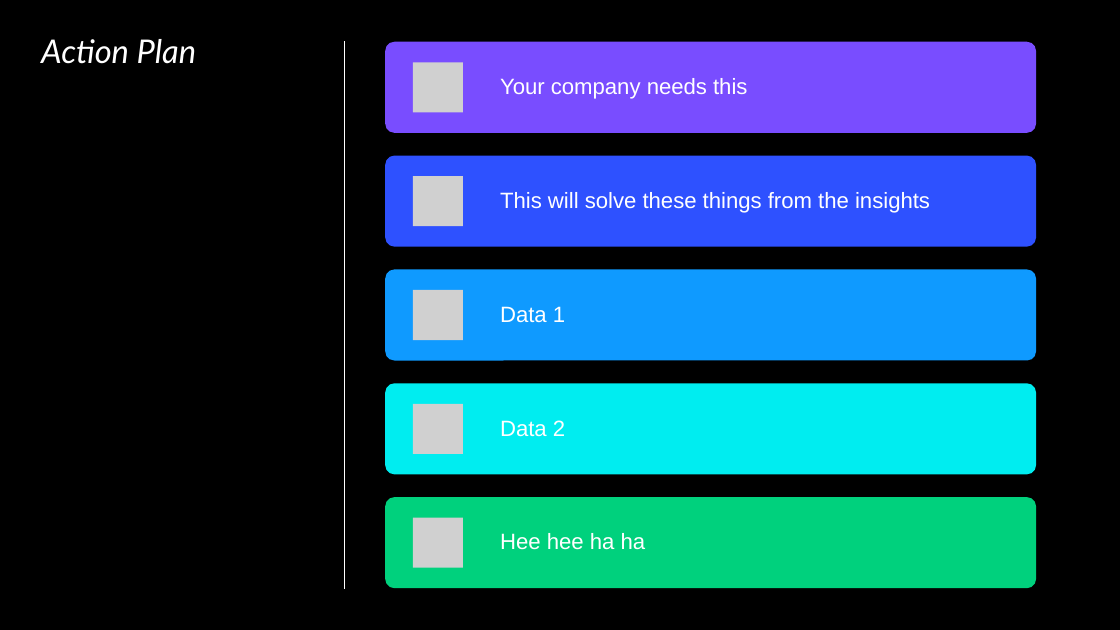
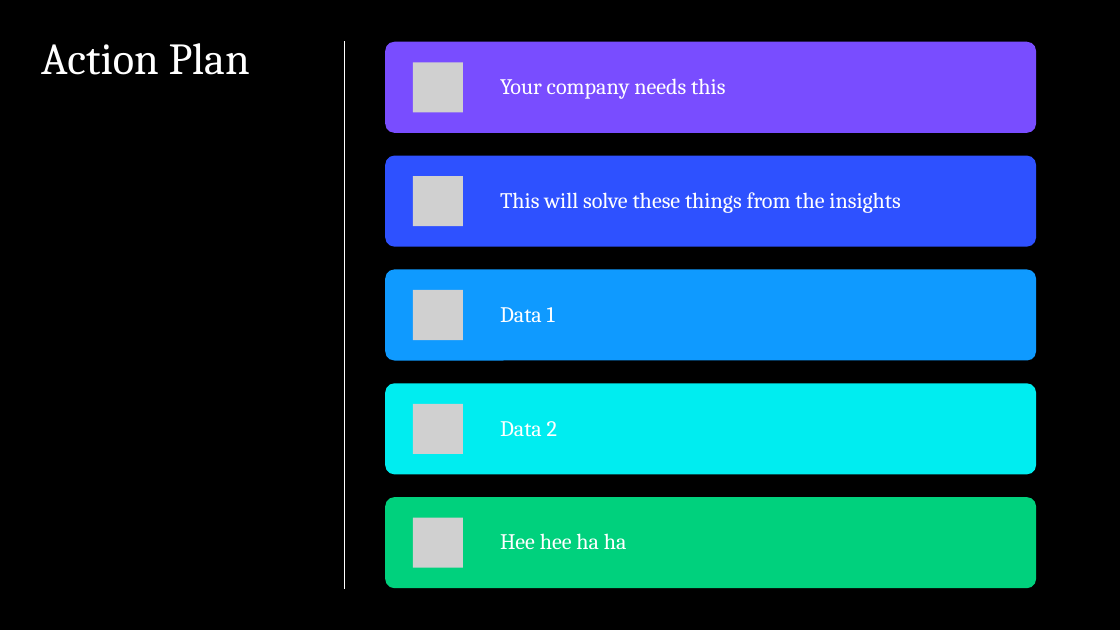
Before and after one commit to NickKasten/Kasmajonesattoni, a slide deck: slide 7 of Datathon_Presentation.pptx. Drawn at 1120x630 pixels with LibreOffice and Linux fonts; fonts in the diff are those of the drawing; grey boxes stand for pictures. Boxes give left, top, right and bottom in pixels: in the first picture for what was removed or moved away, otherwise in the second. Text is boxed around its words. In the diff, an @@ line names an element or a change of style, - is before the commit and + after.

```diff
--- a/Datathon_Presentation.pptx
+++ b/Datathon_Presentation.pptx
@@ title "Action Plan" at box(41, 43, 250, 75): size 28 to 38 pt, font Lato to Cambria, italic off @@
@@ font Arial to Cambria in 5 elements at box(500, 78, 725, 99), box(500, 192, 900, 213), box(500, 307, 555, 323), box(500, 421, 557, 437), box(500, 533, 627, 549) @@
```
Also in this commit, not shown: 9 other slides changed, 1 other file.
